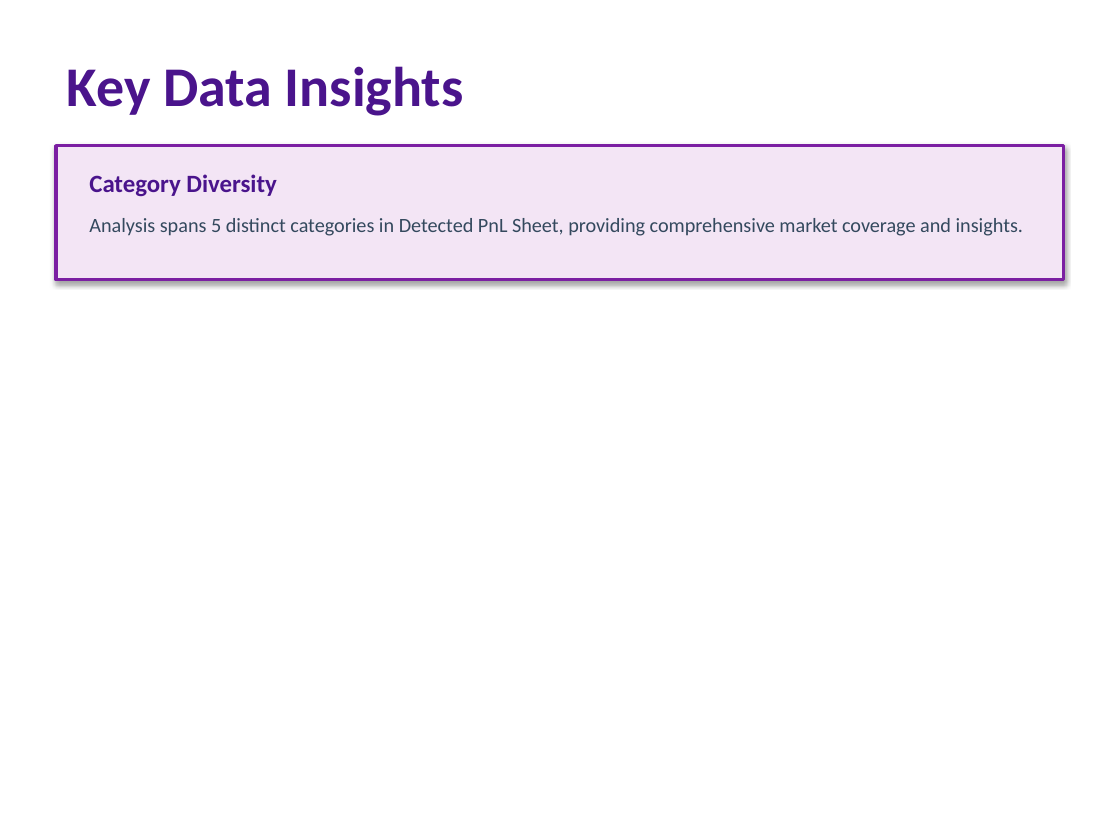
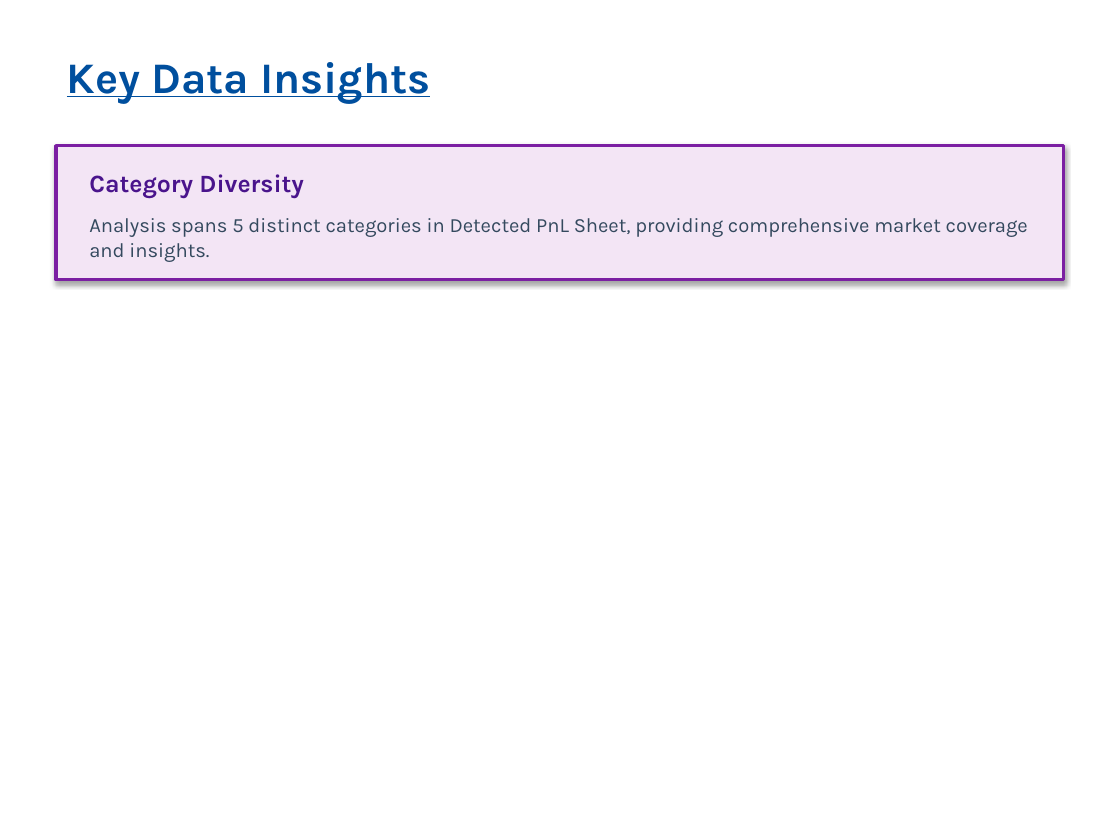
Before and after one commit to gaurav13407/FINEDECK-Excel-to-PPT-, a slide deck: slide 7 of test_output/backend_integration_test.pptx. Drawn at 1120x840 pixels with LibreOffice and Linux fonts; fonts in the diff are those of the drawing. Boxes give left, top, right and bottom in pixels: in the first picture for what was removed or moved away, otherwise in the second. Text is boxed around its words. In the diff, an @@ line names an element or a change of style, - is before the commit and + after.

```diff
--- a/test_output/backend_integration_test.pptx
+++ b/test_output/backend_integration_test.pptx
@@ text "Key Data Insights" at [67, 62, 430, 104]: size 36 to 28 pt, font Calibri to Karla, text colour #4A148C to #004F9E, underline on @@
@@ text "Category Diversity" at [89, 174, 303, 198]: font Calibri to Karla @@
@@ text "Analysis spans 5 distinct categories ..." at [89, 218, 1028, 262]: font Calibri to Karla @@
```
Also in this commit, not shown: 9 other slides changed, 8 other files.
